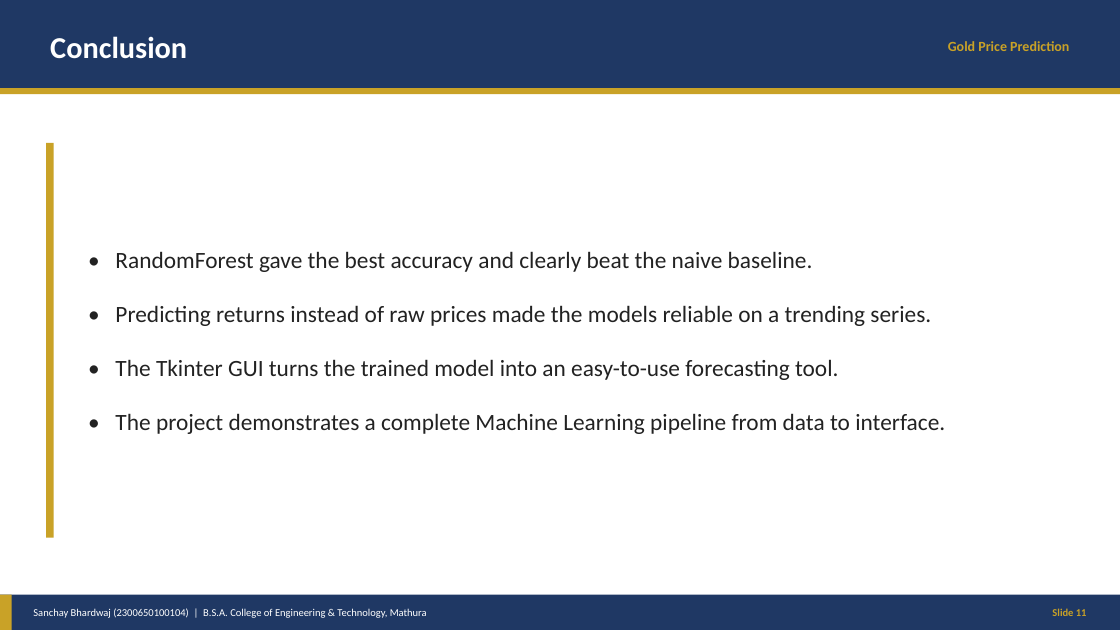
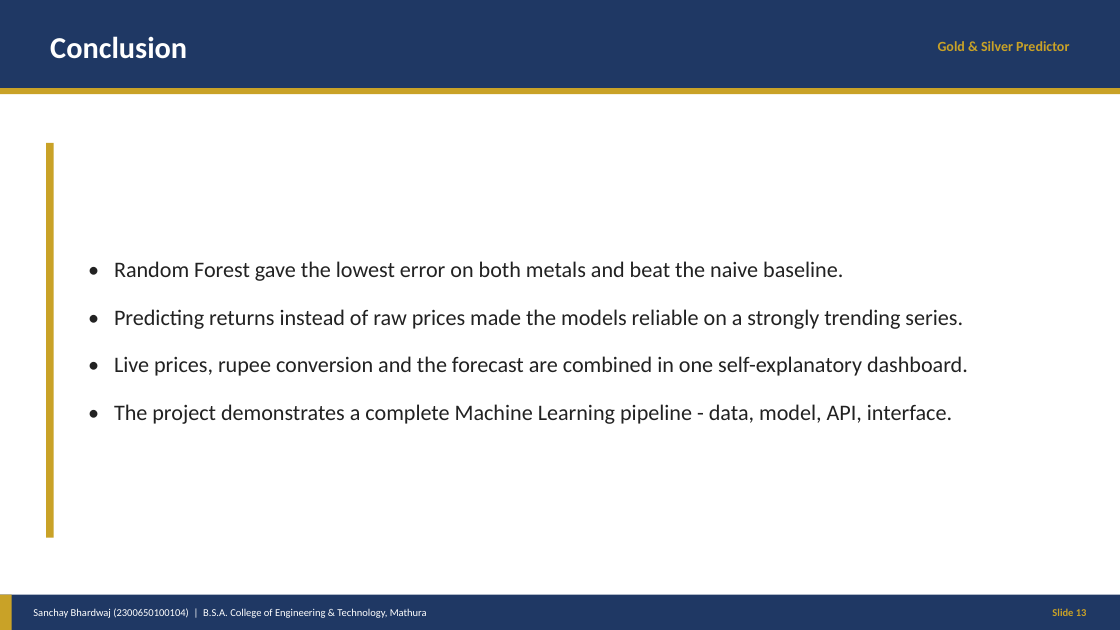
Before and after one commit to sanchaybhardwaj411-alt/gold-price-prediction, a slide deck: slide 13 of docs/Gold-Price-Prediction-Presentation.pptx (slide 11 before the commit). Drawn at 1120x630 pixels with LibreOffice and Linux fonts; fonts in the diff are those of the drawing. Boxes give left, top, right and bottom in pixels: in the first picture for what was removed or moved away, otherwise in the second. Text is boxed around its words. In the diff, an @@ line names an element or a change of style, - is before the commit and + after.

Commit message:
Replace the desktop GUI with a live gold + silver web dashboard
The Tkinter window was hard to read and only knew about gold. The new
dashboard fetches real prices from public APIs, converts them to rupees
per gram and per kg, and forecasts 12 months for both metals starting
from today's live price instead of the end of the training file.

```diff
--- a/docs/Gold-Price-Prediction-Presentation.pptx
+++ b/docs/Gold-Price-Prediction-Presentation.pptx
@@ text at (938,41,1069,51): text changed @@
-Gold Price Prediction
+Gold & Silver Predictor
@@ text at (114,261,968,424): text changed; size 20 to 19 pt @@
-• RandomForest gave the best accuracy and clearly beat the naive baseline.
-• Predicting returns instead of raw prices made the models reliable on a trending series.
-• The Tkinter GUI turns the trained model into an easy-to-use forecasting tool.
-• The project demonstrates a complete Machine Learning pipeline from data to interface.
+• Random Forest gave the lowest error on both metals and beat the naive baseline.
+• Predicting returns instead of raw prices made the models reliable on a strongly trending series.
+• Live prices, rupee conversion and the forecast are combined in one self-explanatory dashboard.
+• The project demonstrates a complete Machine Learning pipeline - data, model, API, interface.
```
Also in this commit, not shown: 11 other slides changed, 2 slides added, 21 other files.
